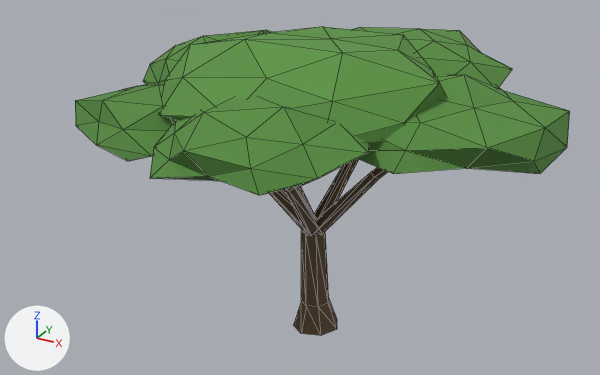
A saved change to the glTF model assets/trees/umbrella_b.glb.
One viewpoint serves both versions: a 50 mm camera at (12.07, -23.19, 16.99) aimed at (-0.59, -0.18, 5.48). Every picture has the same lights, and +X, +Y and +Z are marked at lower left. The older version comes first. Mesh edges are drawn as thin lines. Vertices at exactly the same position are counted once.

Objects in the first picture: 'umbrella'.
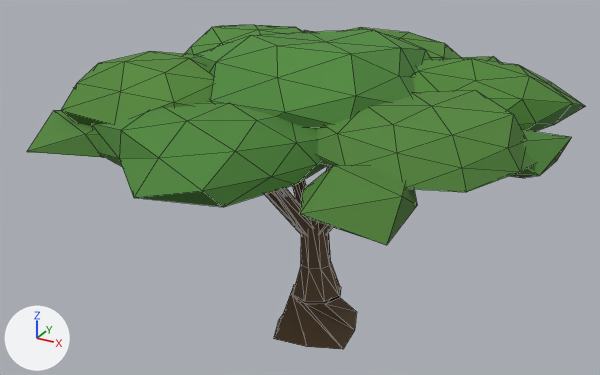
Changed parts and their boxes (x1, y1, x2, y2) in the pictures (600 x 375 px; the box of a moved part takes in the faces that stretch with it):
'umbrella', reshaped (13% wider): before (75, 27, 570, 336); after (27, 25, 585, 349)
part 1 of me_umbrella, moved or reshaped: before (269, 190, 308, 235); after (264, 192, 301, 234)
part 2 of me_umbrella, added (mostly hidden): after (292, 180, 307, 206)
part 3 of me_umbrella, rebuilt (18% narrower, 15% shorter): before (158, 27, 446, 143); after (196, 30, 431, 128)
part 4 of me_umbrella, rebuilt: before (143, 30, 272, 84); after (185, 25, 304, 55)
part 5 of me_umbrella, rebuilt: before (357, 75, 570, 174); after (413, 59, 585, 132)
part 6 of me_umbrella, rebuilt: before (351, 27, 512, 87); after (344, 27, 462, 59)
part 7 of me_umbrella, rebuilt: before (150, 97, 370, 195); after (92, 101, 326, 207)
part 8 of me_umbrella, rebuilt: before (75, 80, 176, 161); after (61, 51, 213, 126)
part 9 of me_umbrella, rebuilt: before (294, 230, 337, 336); after (293, 220, 340, 302)
part 10 of me_umbrella, built on: before (284, 159, 388, 235); after (27, 30, 572, 349)

Patch to the scene script:
```diff
--- a/assets/trees/umbrella_b.glb.py
+++ b/assets/trees/umbrella_b.glb.py
@@ me_umbrella @@
 # used by ob_umbrella; location = (0.0, 0.0, 0.0)
-me_umbrella.from_pydata(...)  # 348 vertices, 608 faces; spans x -7.8..8.0, y -7.2..8.2, z -0.1..10.8
+me_umbrella.from_pydata(...)  # 564 vertices, 851 faces; spans x -8.7..8.2, y -8.5..8.4, z 0.0..10.6
+# me_umbrella part 1: the loose piece of 15 vertices spanning x -4.1..0.0, y -2.2..0.5, z 3.5..8.1 is scaled about its middle by (1.05, 1.29, 1.21), then moved by (-0.1, -0.3, 0.2)
+# me_umbrella part 2: the loose piece of 15 vertices spanning x -4.6..0.0, y 0.0..2.3, z 3.5..8.4 is copied, and the copy is multiplied about its middle by the matrix ((1.059, 0.093, 0.117), (-0.099, 1.064, 0.045), (-0.113, -0.056, 1.063)), then moved by (0.2, 0.4, 0.1); it spans x -4.2..0.0, y 0.0..3.0, z 3.3..8.8
+# me_umbrella part 3: the loose piece of 42 vertices spanning x -4.5..4.5, y -4.9..5.2, z 8.3..10.8 is rebuilt with 42 vertices and now spans x -4.5..3.8, y -4.1..4.4, z 8.7..10.6
+# me_umbrella part 4: the loose piece of 42 vertices spanning x -7.8..-1.0, y -1.1..5.9, z 7.7..9.8 is rebuilt with 42 vertices and now spans x -7.0..-1.2, y -0.4..6.3, z 8.2..9.9
+# me_umbrella part 5: the loose piece of 42 vertices spanning x 0.6..8.0, y -3.6..4.4, z 7.9..9.8 is rebuilt with 41 vertices and now spans x 0.9..7.8, y -1.3..5.4, z 8.1..9.8
+# me_umbrella part 6: the loose piece of 42 vertices spanning x -2.9..5.0, y 0.7..8.2, z 8.1..10.0 is rebuilt with 42 vertices and now spans x -3.9..3.2, y 1.3..8.4, z 8.2..9.8
+# me_umbrella part 7: the loose piece of 42 vertices spanning x -3.0..3.7, y -7.2..-0.5, z 8.0..9.9 is rebuilt with 42 vertices and now spans x -4.3..2.5, y -8.5..-0.9, z 7.9..9.6
+# me_umbrella part 8: the loose piece of 42 vertices spanning x -7.3..-0.7, y -5.6..1.8, z 7.6..9.2 is rebuilt with 40 vertices and now spans x -7.5..-0.8, y -6.2..0.6, z 8.3..10.1
+# me_umbrella part 9: the loose piece of 21 vertices spanning x -0.8..0.8, y -0.8..0.8, z -0.1..3.8 is rebuilt with 24 vertices and now spans x -0.9..0.9, y -0.9..0.9, z 1.4..5.0
+# me_umbrella part 10: 55 vertices removed from x -4.6..4.3, y -4.2..4.6, z 3.5..8.7; 256 vertices added at x -8.7..8.2, y -7.4..8.3, z 0.0..9.7
 me_umbrella.materials.append(mat_bark)
```
